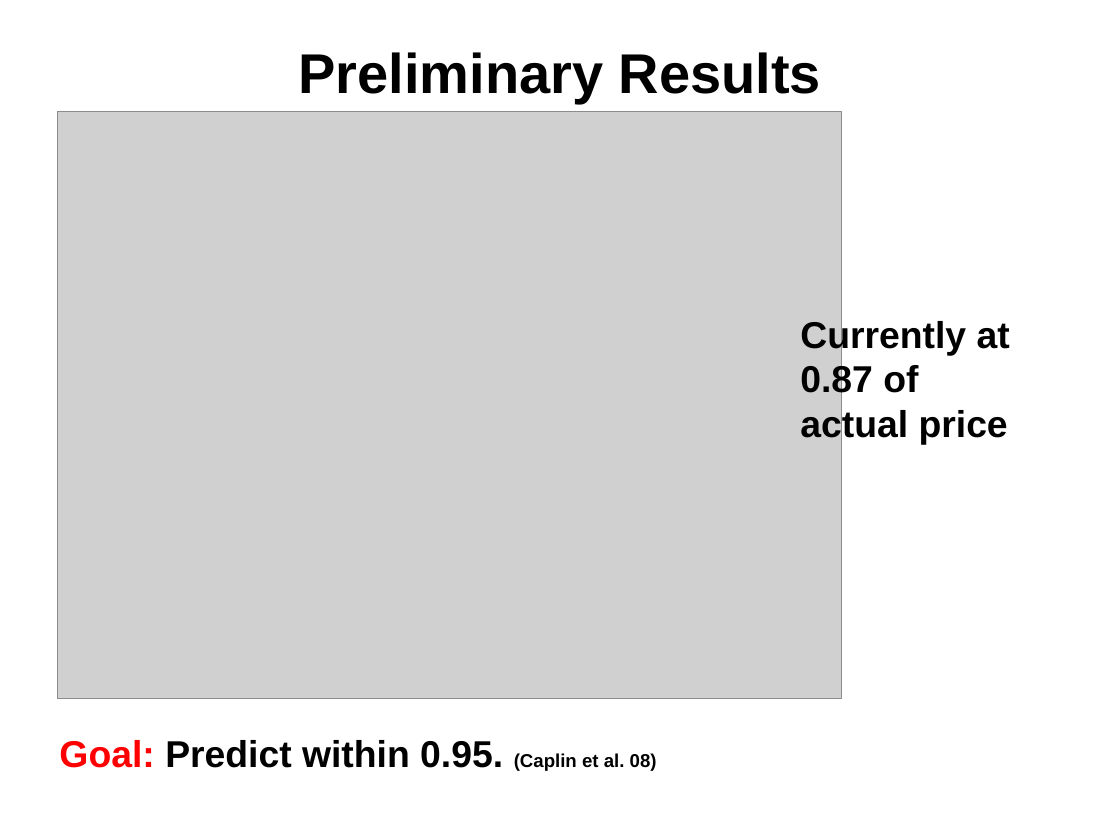
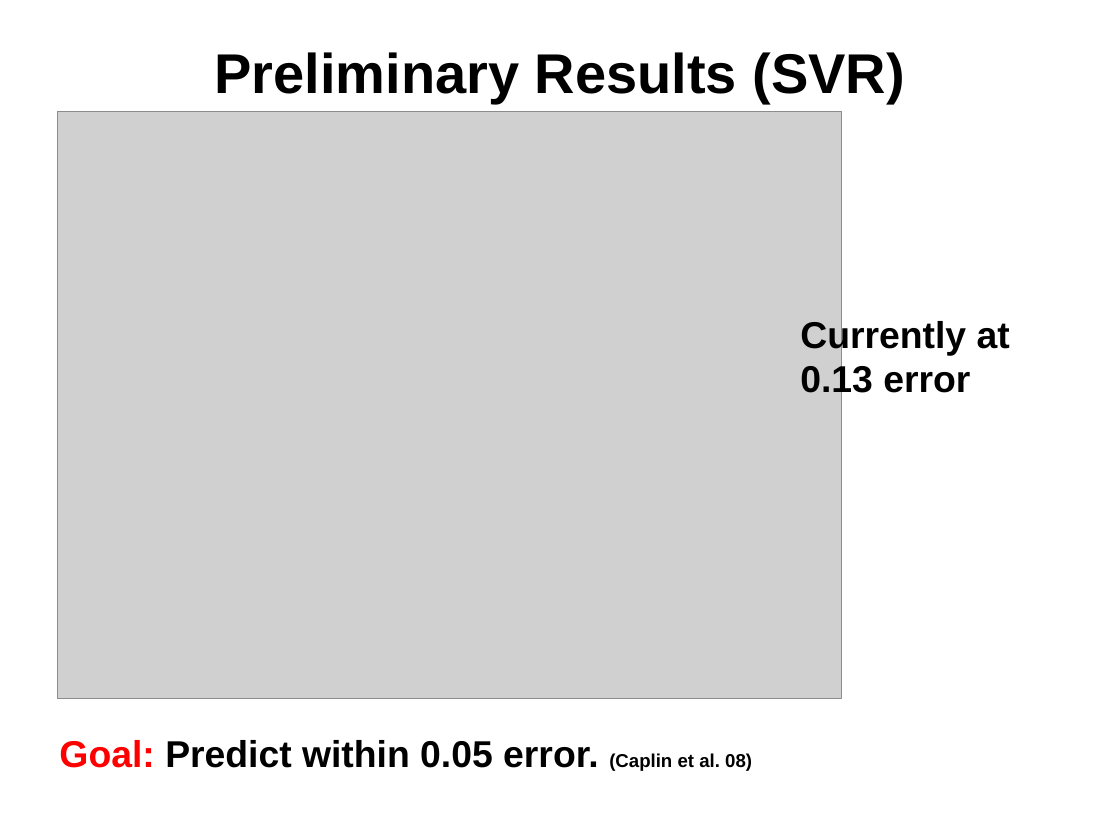
Before and after one commit to npow/centris, a slide deck: slide 5 of presentation/DaveNissanEmil2014MachineLearning.pptx. Drawn at 1120x840 pixels with LibreOffice and Linux fonts; fonts in the diff are those of the drawing; grey boxes stand for pictures. Boxes give left, top, right and bottom in pixels: in the first picture for what was removed or moved away, otherwise in the second. Text is boxed around its words. In the diff, an @@ line names an element or a change of style, - is before the commit and + after.

```diff
--- a/presentation/DaveNissanEmil2014MachineLearning.pptx
+++ b/presentation/DaveNissanEmil2014MachineLearning.pptx
@@ text at <box>215,52,904,103</box>: text changed @@
-Preliminary Results
+Preliminary Results (SVR)
@@ text at <box>800,318,1010,400</box>: text changed @@
-Currently at 0.87 of actual price
+Currently at 0.13 error
@@ text at <box>59,740,752,771</box>: text changed @@
-Goal: Predict within 0.95. (Caplin et al. 08)
+Goal: Predict within 0.05 error. (Caplin et al. 08)
```
Also in this commit, not shown: 4 other slides changed, 1 other file.
